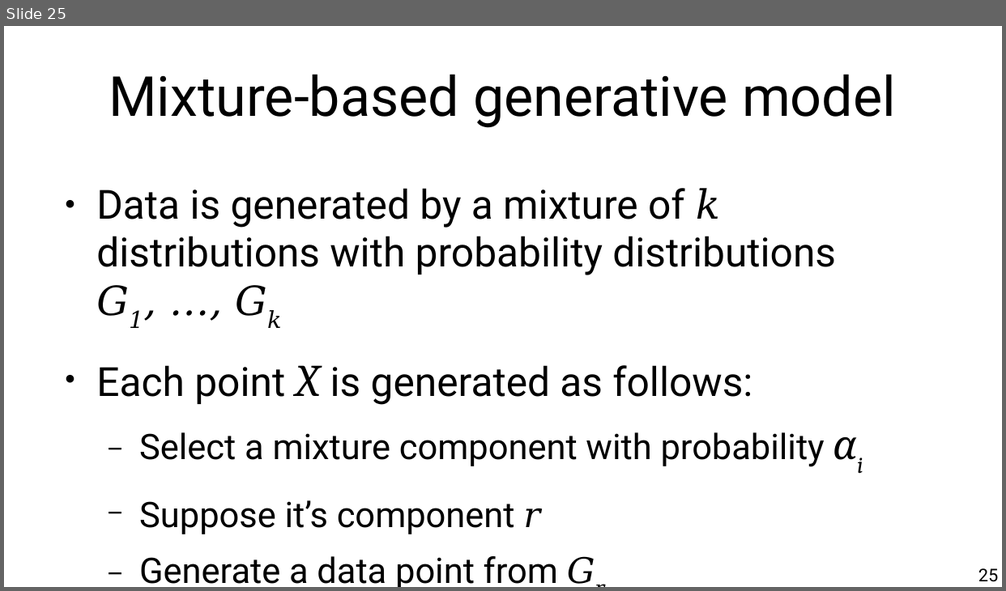
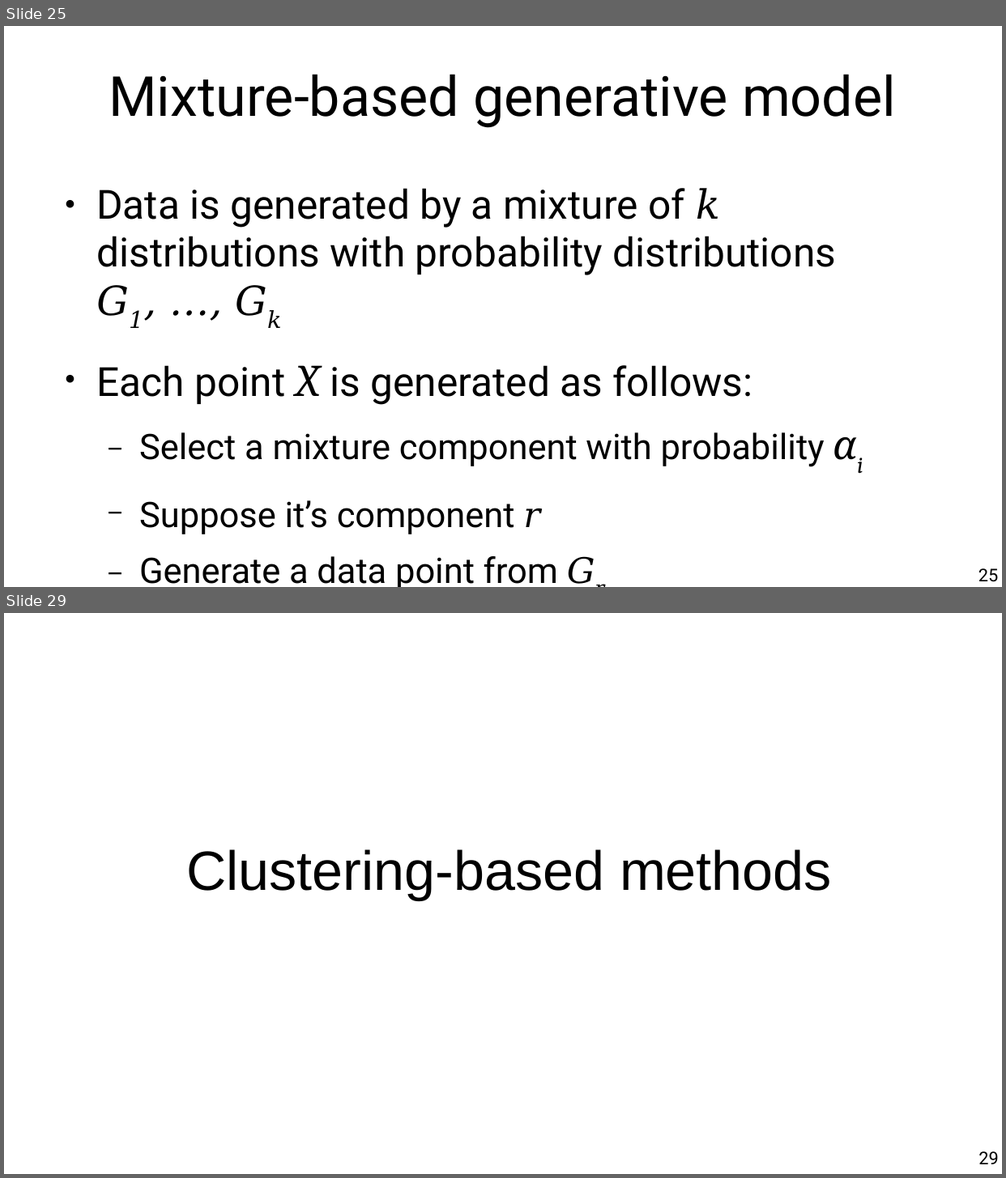
Before and after one commit to chatox/data-mining-course, a slide deck: theory/tt09_outlier_detection.odp. Shown one above the other, each under a label of ours: slide 25 before the commit, slides 25 and 29 after it; the slides between them are not shown. The pictures are 1006x591 and 1006x1178 pixels, drawn with LibreOffice and Linux fonts; fonts in the diff are those of the drawing. Boxes give left, top, right and bottom in pixels: in the first picture for what was removed or moved away, otherwise in the second. Text is boxed around its words. In the diff, an @@ line names an element or a change of style, - is before the commit and + after.

```diff
--- a/theory/tt09_outlier_detection.odp
+++ b/theory/tt09_outlier_detection.odp
@@ slide 29 added at (4, 613, 1002, 1174), background #FFFFFF @@
@@ title added at (186, 850, 832, 900), 44 pt, text #000000 @@
+Clustering-based methods
@@ page number added at (978, 1152, 998, 1165), 14 pt, text #000000 @@
+29
```
Also in this commit, not shown: 5 slides changed, 23 other slides added, 3 slides removed.
